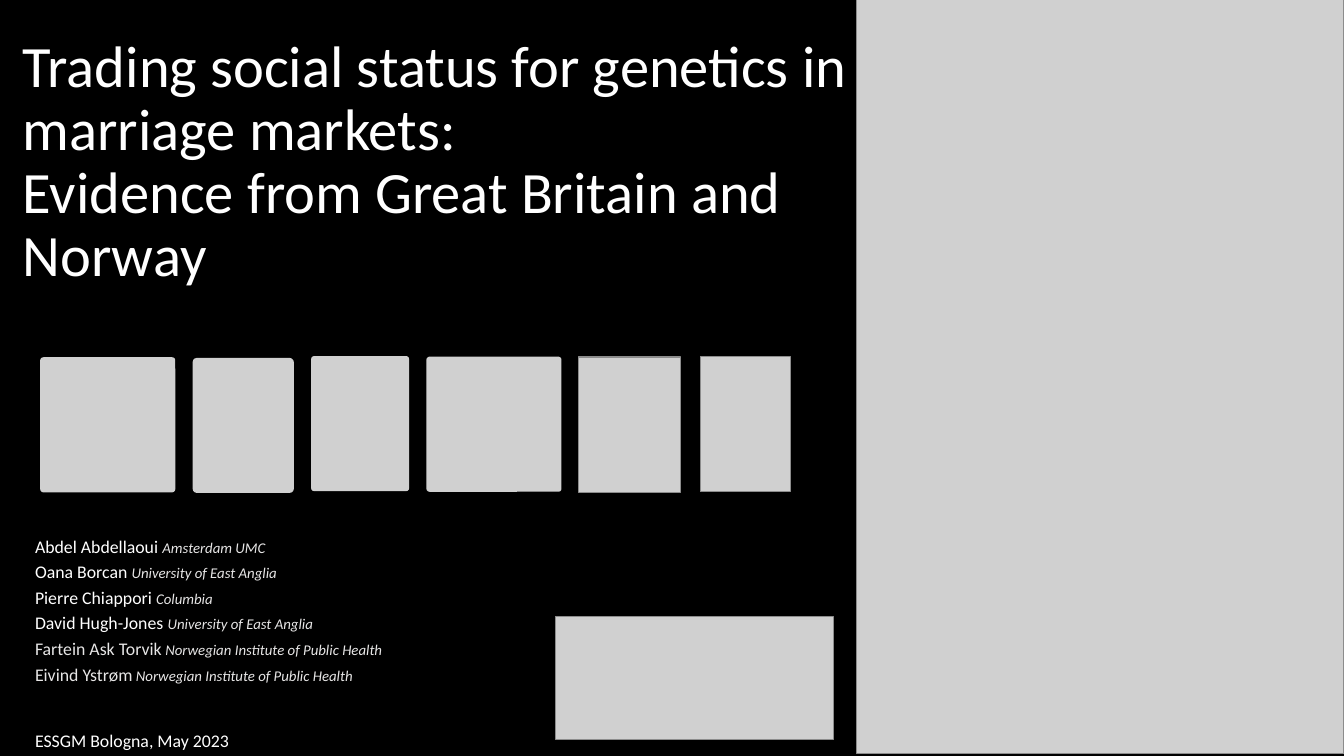
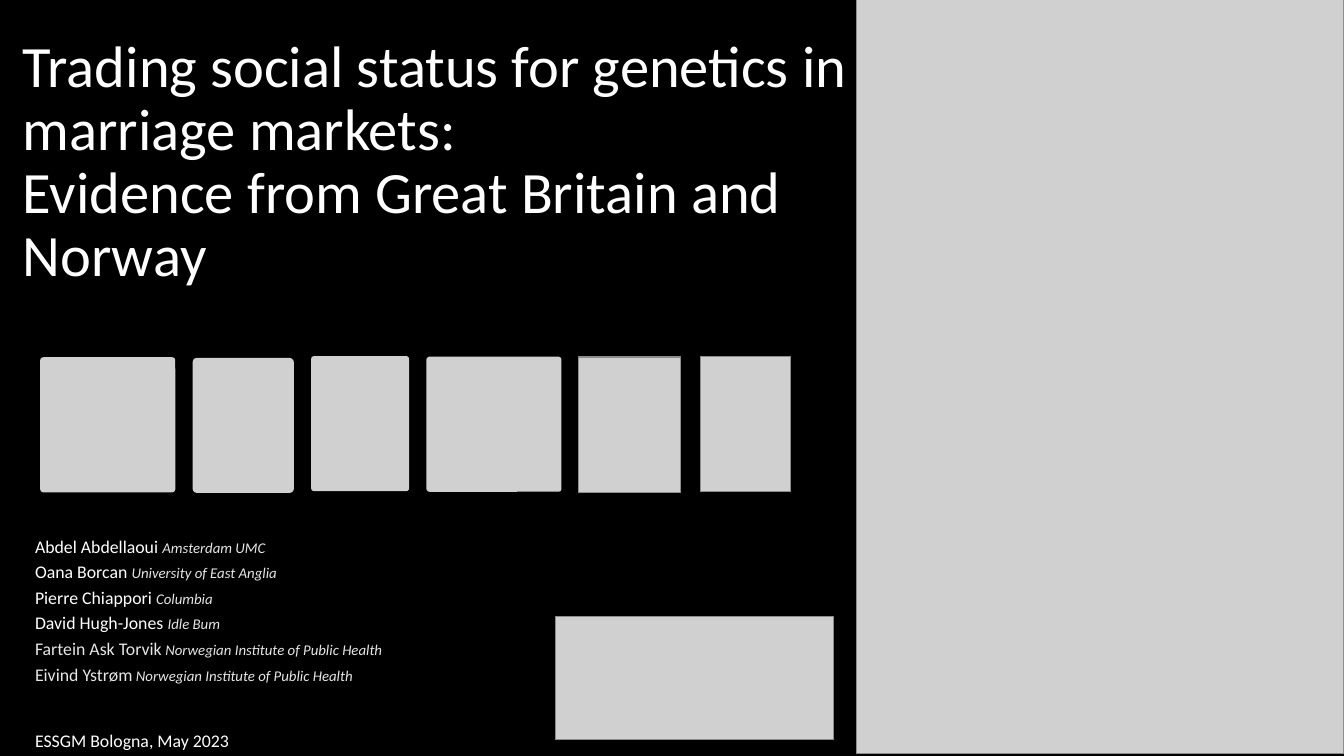
Before and after one commit to hughjonesd/trading-genetics, a slide deck: slide 1 of ESSGM Bologna 2023 presentation.pptx. Drawn at 1344x756 pixels with LibreOffice and Linux fonts; fonts in the diff are those of the drawing; grey boxes stand for pictures. Boxes give left, top, right and bottom in pixels: in the first picture for what was removed or moved away, otherwise in the second. Text is boxed around its words. In the diff, an @@ line names an element or a change of style, - is before the commit and + after.

```diff
--- a/ESSGM Bologna 2023 presentation.pptx
+++ b/ESSGM Bologna 2023 presentation.pptx
@@ subtitle at (x1=35, y1=540, x2=382, y2=684): text changed @@
-Abdel Abdellaoui Amsterdam UMC
-Oana Borcan University of East Anglia
-Pierre Chiappori Columbia
-David Hugh-Jones University of East Anglia
-Fartein Ask Torvik Norwegian Institute of Public Health
-Eivind Ystrøm Norwegian Institute of Public Health
+Abdel Abdellaoui Amsterdam UMC
+Oana Borcan University of East Anglia
+Pierre Chiappori Columbia
+David Hugh-Jones Idle Bum
+Fartein Ask Torvik Norwegian Institute of Public Health
+Eivind Ystrøm Norwegian Institute of Public Health
```
Also in this commit, not shown: 1 other file.
